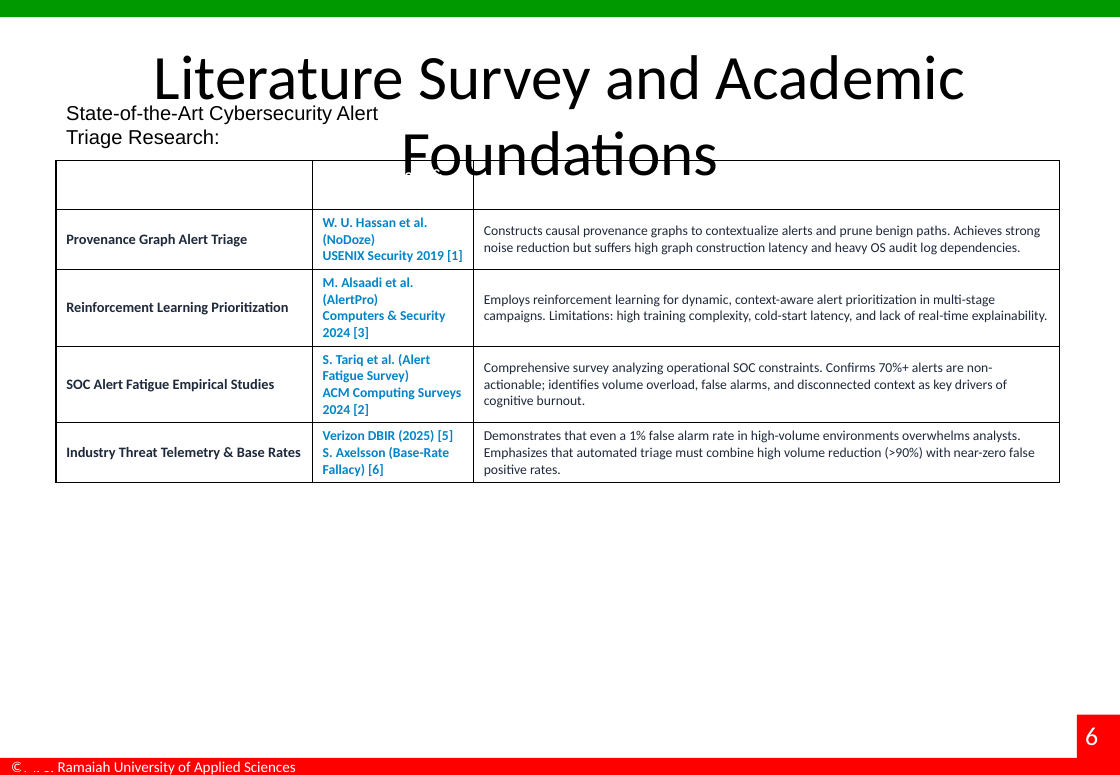
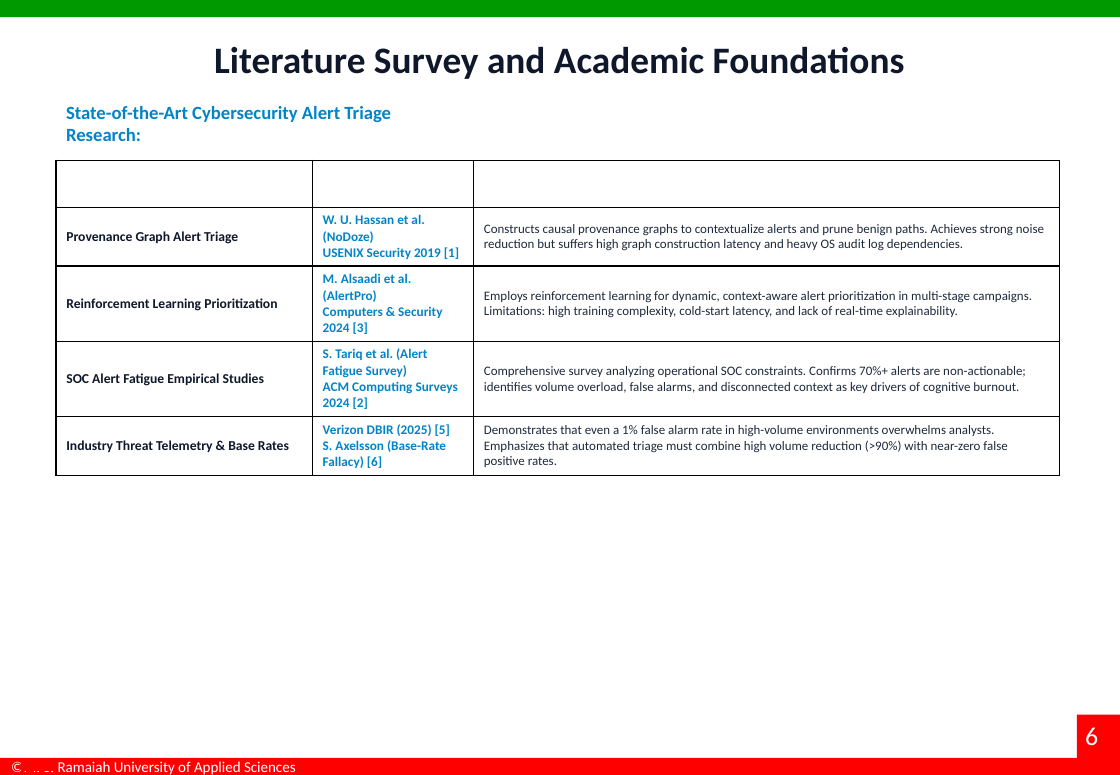
Before and after one commit to Alchemist-2905/Alert-triage, a slide deck: slide 6 of docs/Interim_Project_Presentation_TeamAlpha.pptx. Drawn at 1120x775 pixels with LibreOffice and Linux fonts; fonts in the diff are those of the drawing; background and template pictures are left out. Boxes give left, top, right and bottom in pixels: in the first picture for what was removed or moved away, otherwise in the second. Text is boxed around its words. In the diff, an @@ line names an element or a change of style, - is before the commit and + after.

Commit message:
docs: standardize all presentation fonts to Calibri with strict hierarchy

```diff
--- a/docs/Interim_Project_Presentation_TeamAlpha.pptx
+++ b/docs/Interim_Project_Presentation_TeamAlpha.pptx
@@ title "Literature Survey and Academic Foundations" at (214,46,905,79): size 44 to 26 pt, text colour #000000 to #0F172A, bold on; more space between paragraphs @@
@@ text "State-of-the-Art Cybersecurity Alert Triage Research:" at (66,106,391,141): size 14 to 13 pt, font Arial to Calibri, text colour #000000 to #0284C7, bold on @@
@@ table at (56,160,1060,522) @@
-row 2, column 2: W. U. Hassan et al. (NoDoze) / USENIX Security 2019 [1]
+row 2, column 2: W. U. Hassan et al. (NoDoze) USENIX Security 2019 [1]
-row 3, column 2: M. Alsaadi et al. (AlertPro) / Computers & Security 2024 [3]
+row 3, column 2: M. Alsaadi et al. (AlertPro) Computers & Security 2024 [3]
-row 4, column 2: S. Tariq et al. (Alert Fatigue Survey) / ACM Computing Surveys 2024 [2]
+row 4, column 2: S. Tariq et al. (Alert Fatigue Survey) ACM Computing Surveys 2024 [2]
-row 5, column 2: Verizon DBIR (2025) [5] / S. Axelsson (Base-Rate Fallacy) [6]
+row 5, column 2: Verizon DBIR (2025) [5] S. Axelsson (Base-Rate Fallacy) [6]
@@ size 11 to 10.5 pt in "Research Domain / Theme", "Key Citations & Authors", "Core Contributions & Identified Limitations" @@
@@ size 10 to 9.5 pt, text colour #1E293B to #0F172A in "Provenance Graph Alert Triage", "Reinforcement Learning Prioritization", "SOC Alert Fatigue Empirical Studies", "Industry Threat Telemetry & Base Rates" @@
@@ size 9.5 to 9 pt in "Constructs causal provenance graphs to contextualize alerts ...", "Employs reinforcement learning for dynamic, context-aware al ...", "Comprehensive survey analyzing operational SOC constraints.  ...", "Demonstrates that even a 1% false alarm ..." @@
```
Also in this commit, not shown: 16 other slides changed.
